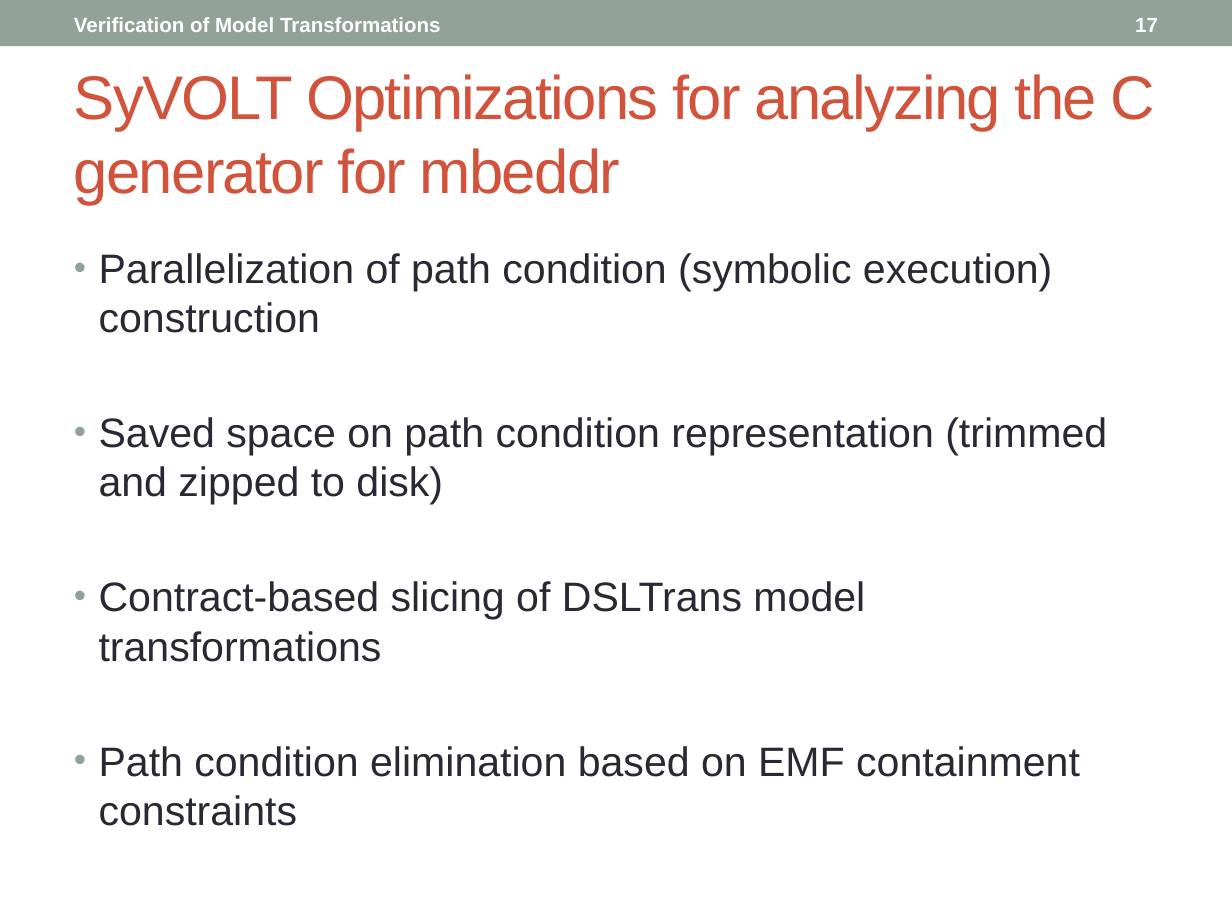
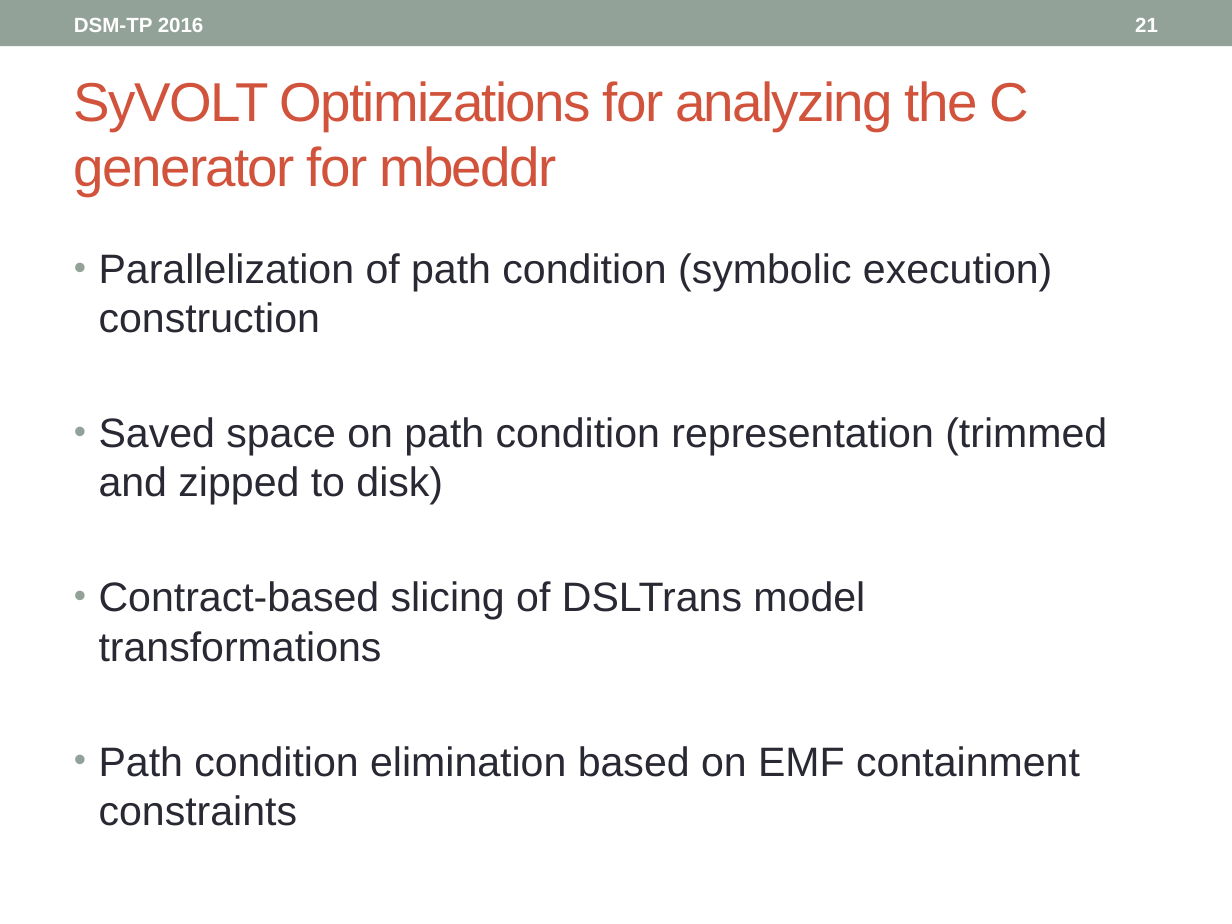
Before and after one commit to levilucio/SyVOLTDocuments, a slide deck: slide 21 of presentations/DSM-TP_2016.pptx (slide 17 before the commit). Drawn at 1232x924 pixels with LibreOffice and Linux fonts; fonts in the diff are those of the drawing. Boxes give left, top, right and bottom in pixels: in the first picture for what was removed or moved away, otherwise in the second. Text is boxed around its words. In the diff, an @@ line names an element or a change of style, - is before the commit and + after.

```diff
--- a/presentations/DSM-TP_2016.pptx
+++ b/presentations/DSM-TP_2016.pptx
@@ text at <box>74,18,204,32</box>: text changed @@
-Verification of Model Transformations
+DSM-TP 2016
@@ page number at <box>1135,18,1158,32</box>: text changed @@
-17
+21
@@ title "SyVOLT Optimizations for analyzing the ..." at <box>74,81,1030,196</box>: size 36 to 32 pt @@
```
Also in this commit, not shown: 25 other slides changed, 8 slides added.
